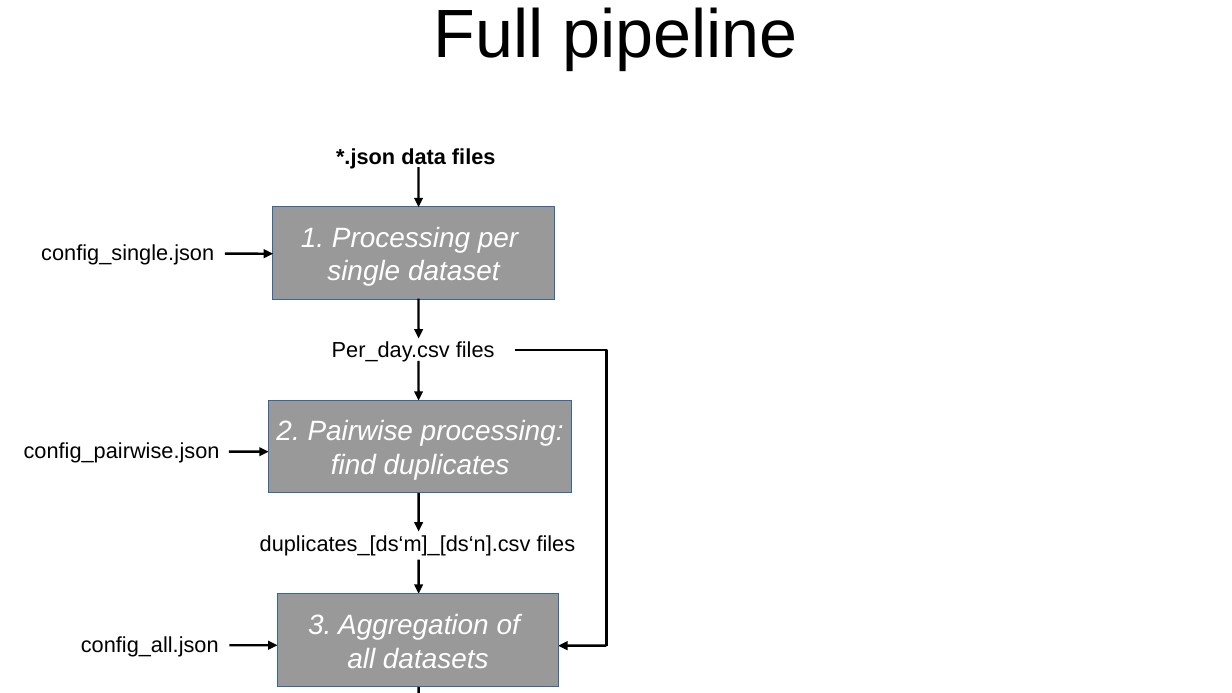
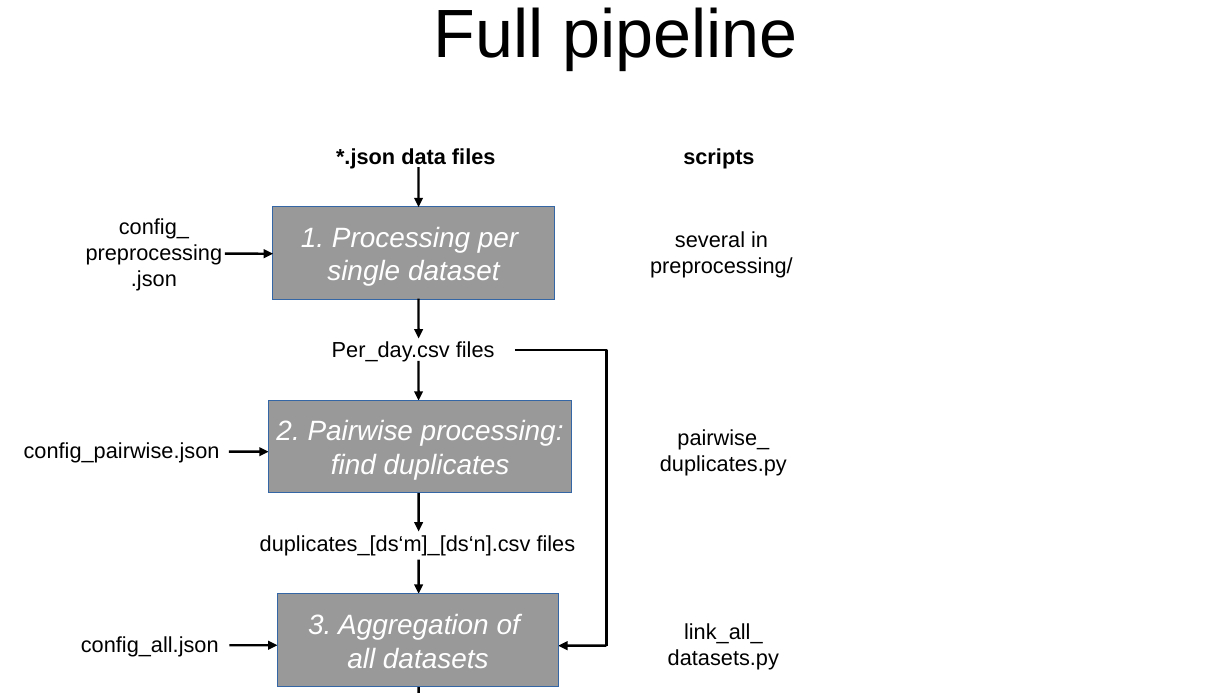
Before and after one commit to berndreinhold/datadriven_dedup, a slide deck: slide 3 of doc/process_flow.odp (slide 4 before the commit). Drawn at 1232x693 pixels with LibreOffice and Linux fonts; fonts in the diff are those of the drawing. Boxes give left, top, right and bottom in pixels: in the first picture for what was removed or moved away, otherwise in the second. Text is boxed around its words. In the diff, an @@ line names an element or a change of style, - is before the commit and + after.

Commit message:
feat(process_flow.odp,process_flow_full_pipeline.png): updated full pipeline png, added scripts and config_preprocessing.json (before: config_single.json)

```diff
--- a/doc/process_flow.odp
+++ b/doc/process_flow.odp
@@ group added at (650,148,793,670): 4 texts @@
+several in preprocessing/
+pairwise_
+duplicates.py
+link_all_
+datasets.py
+scripts
@@ text at (86,218,223,291): text changed @@
-config_single.json
+config_
+preprocessing
+.json
```
Also in this commit, not shown: 1 other slide changed, 1 other file.
